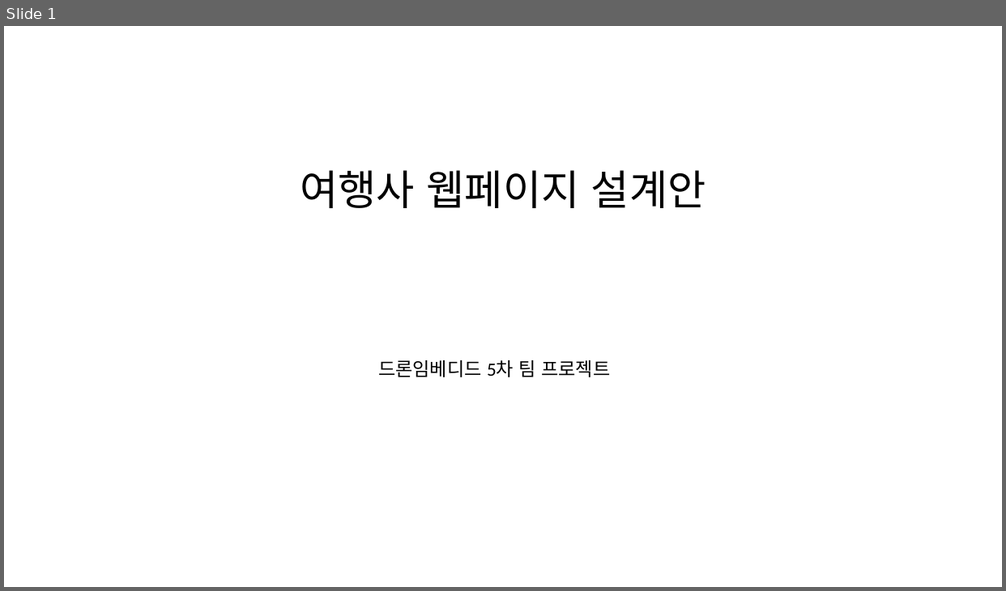
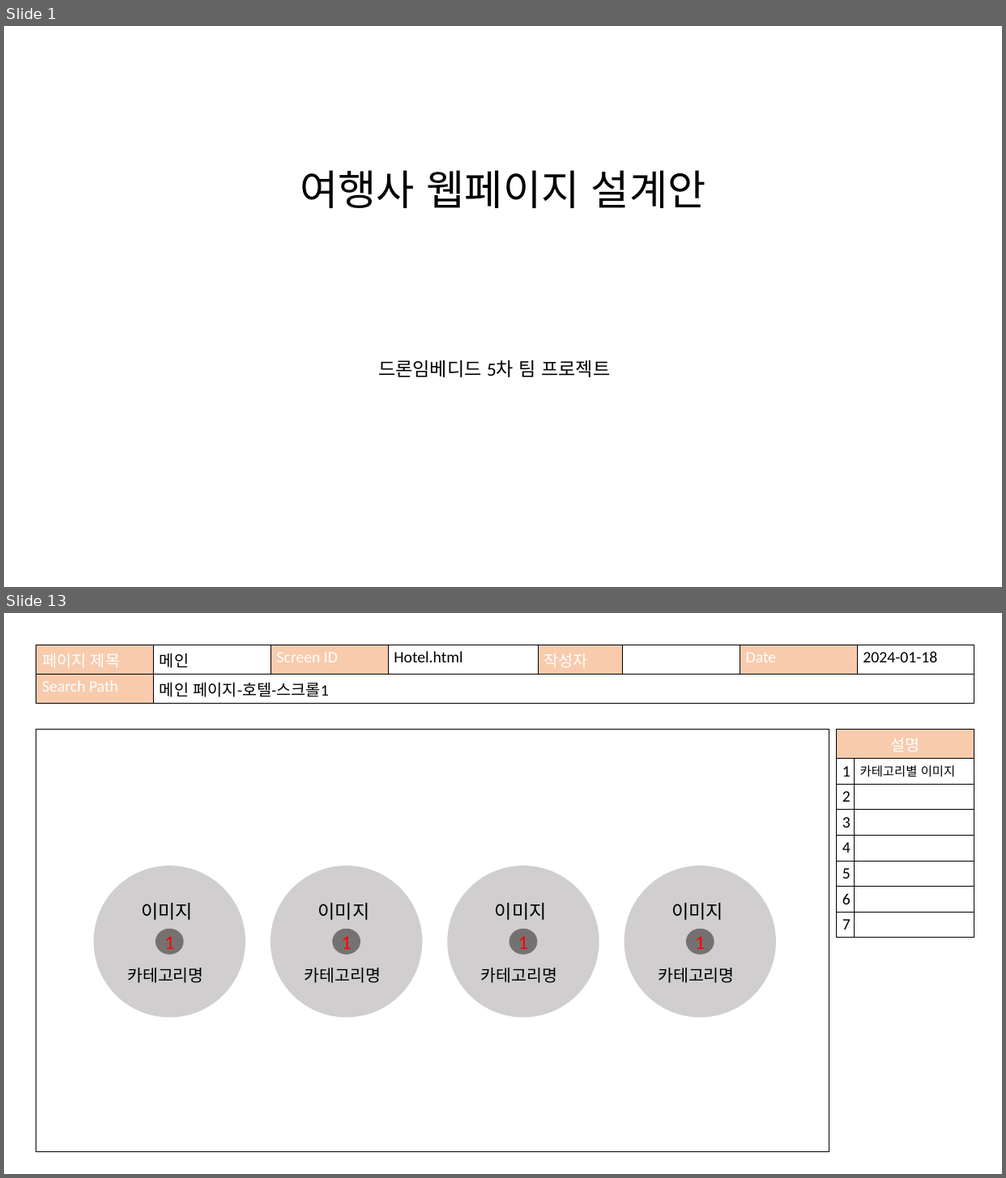
Before and after one commit to kang1211/KangProject, a slide deck: TeamProject/팀프로젝트설계.pptx. Shown one above the other, each under a label of ours: slide 1 before the commit, slides 1 and 13 after it; the slides between them are not shown. The pictures are 1006x591 and 1006x1178 pixels, drawn with LibreOffice and Linux fonts; fonts in the diff are those of the drawing. Boxes give left, top, right and bottom in pixels: in the first picture for what was removed or moved away, otherwise in the second. Text is boxed around its words. In the diff, an @@ line names an element or a change of style, - is before the commit and + after.

```diff
--- a/TeamProject/팀프로젝트설계.pptx
+++ b/TeamProject/팀프로젝트설계.pptx
@@ slide 13 added at <box>4,613,1002,1174</box>, background #FFFFFF @@
@@ table added at <box>36,645,974,700</box>, 2 rows, 8 columns @@
+페이지 제목 | 메인 | Screen ID | Hotel.html | 작성자 |  | Date | 2024-01-18
+Search Path | 메인 페이지-호텔-스크롤1 |  |  |  |  |  | 
@@ rectangle added at <box>36,730,829,1152</box>, outline #000000 1 pt @@
@@ table added at <box>836,730,974,933</box>, 8 rows, 2 columns @@
+설명 | 
+1 | 카테고리별 이미지
+2 | 
+3 | 
+4 | 
+5 | 
+6 | 
+7 | 
@@ group added at <box>94,866,776,1018</box>: 4 ellipses @@
@@ text added at <box>141,903,193,920</box>, 27 pt, text #000000 @@
+이미지
@@ text added at <box>317,903,369,920</box>, 27 pt, text #000000 @@
+이미지
@@ text added at <box>495,903,547,920</box>, 27 pt, text #000000 @@
+이미지
@@ text added at <box>671,903,723,920</box>, 27 pt, text #000000 @@
+이미지
@@ ellipse added at <box>155,929,184,955</box>, fill #767171, 28 pt, text #FF0000 @@
+1
@@ ellipse added at <box>332,929,360,955</box>, fill #767171, 28 pt, text #FF0000 @@
+1
@@ ellipse added at <box>509,929,538,955</box>, fill #767171, 28 pt, text #FF0000 @@
+1
@@ ellipse added at <box>686,929,714,955</box>, fill #767171, 28 pt, text #FF0000 @@
+1
@@ text added at <box>127,968,203,983</box>, 24 pt, text #000000 @@
+카테고리명
@@ text added at <box>305,968,381,983</box>, 24 pt, text #000000 @@
+카테고리명
@@ text added at <box>481,968,557,983</box>, 24 pt, text #000000 @@
+카테고리명
@@ text added at <box>658,968,734,983</box>, 24 pt, text #000000 @@
+카테고리명
```
Also in this commit, not shown: 4 slides changed, 10 other slides added.
